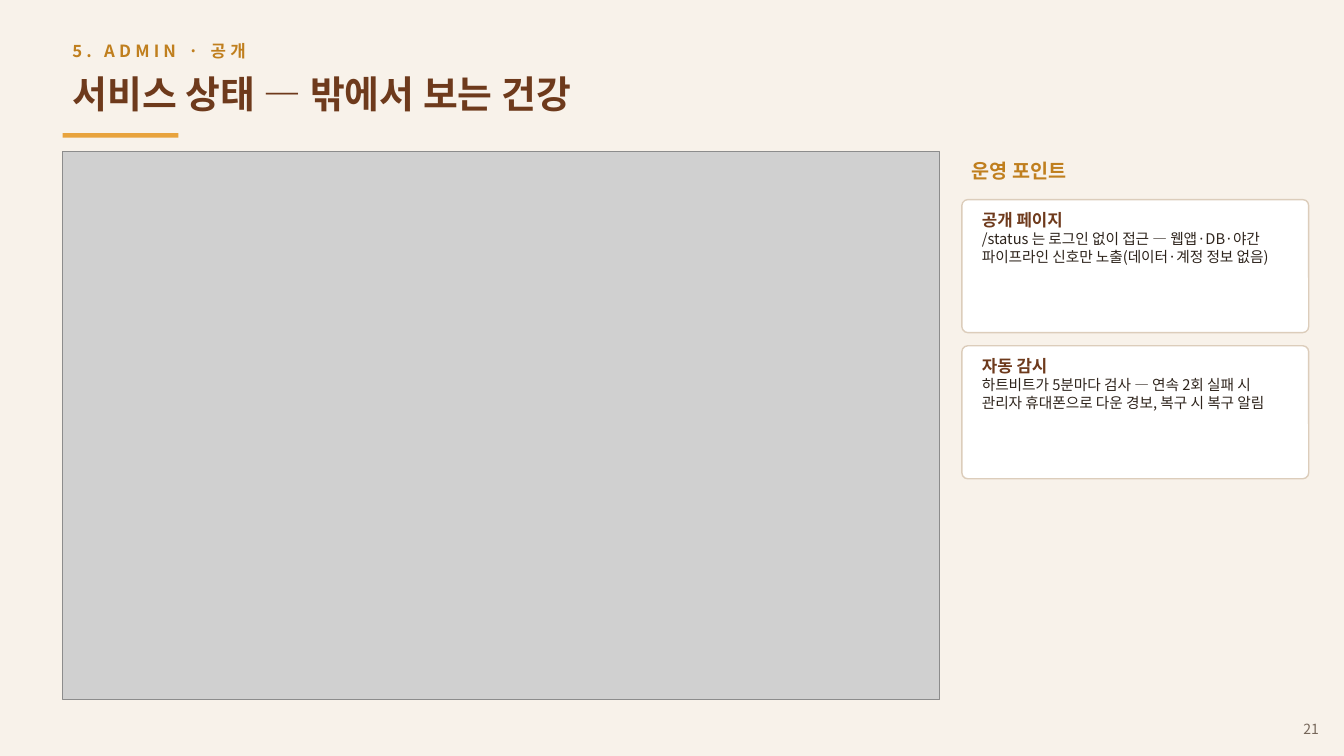
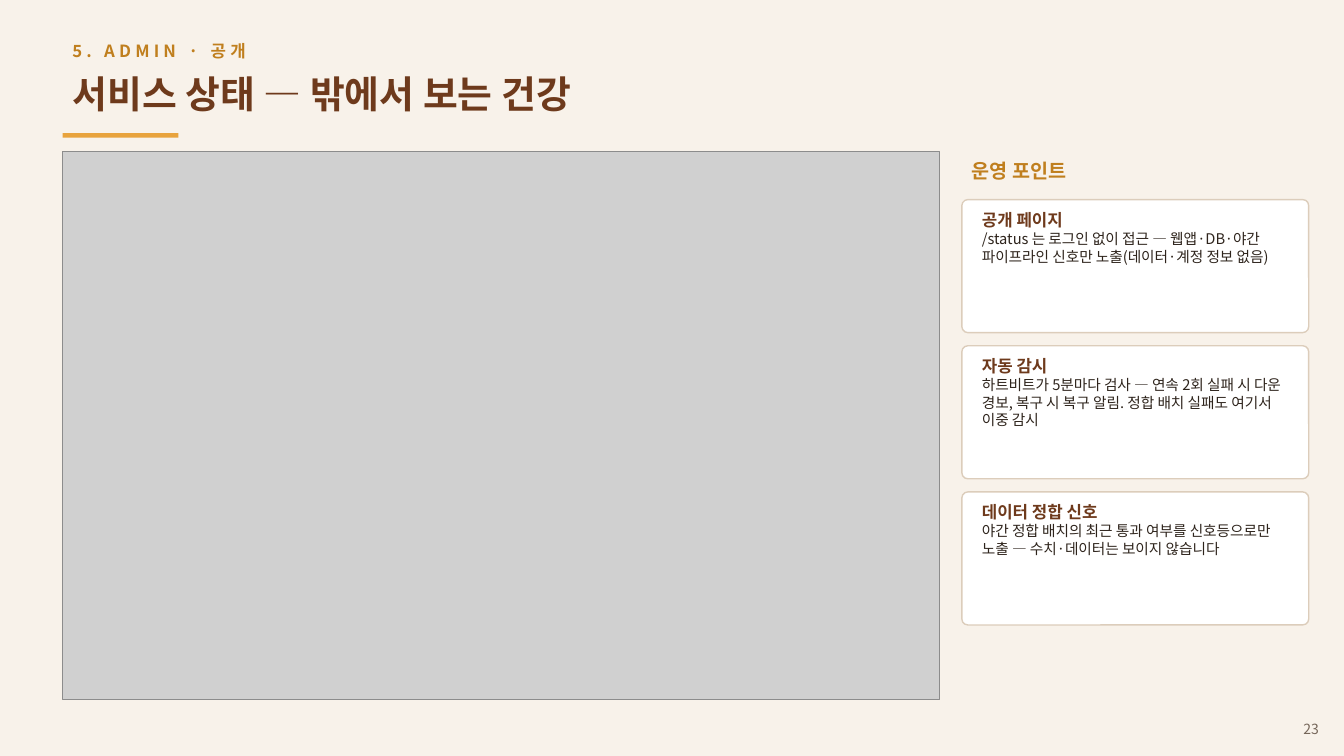
Before and after one commit to asclhg-web/thirdbrain-web, a slide deck: slide 23 of docs/presentations/AX_Operations_Manual_v2.pptx (slide 21 before the commit). Drawn at 1344x756 pixels with LibreOffice and Linux fonts; fonts in the diff are those of the drawing; grey boxes stand for pictures. Boxes give left, top, right and bottom in pixels: in the first picture for what was removed or moved away, otherwise in the second. Text is boxed around its words. In the diff, an @@ line names an element or a change of style, - is before the commit and + after.

```diff
--- a/docs/presentations/AX_Operations_Manual_v2.pptx
+++ b/docs/presentations/AX_Operations_Manual_v2.pptx
@@ text at [982,358,1281,426]: text changed @@
-자동 감시
-하트비트가 5분마다 검사 — 연속 2회 실패 시 관리자 휴대폰으로 다운 경보, 복구 시 복구 알림
+자동 감시
+하트비트가 5분마다 검사 — 연속 2회 실패 시 다운 경보, 복구 시 복구 알림. 정합 배치 실패도 여기서 이중 감시
@@ rounded rectangle added at [962,492,1309,625], fill #FFFFFF, outline #DCCDBB 1 pt @@
@@ text added at [982,504,1271,555], 10.5 pt, text #2E241C @@
+데이터 정합 신호
+야간 정합 배치의 최근 통과 여부를 신호등으로만 노출 — 수치·데이터는 보이지 않습니다
@@ text at [1303,723,1319,734]: text changed @@
-21
+23
```
Also in this commit, not shown: 9 other slides changed, 3 slides added, 1 other file.
